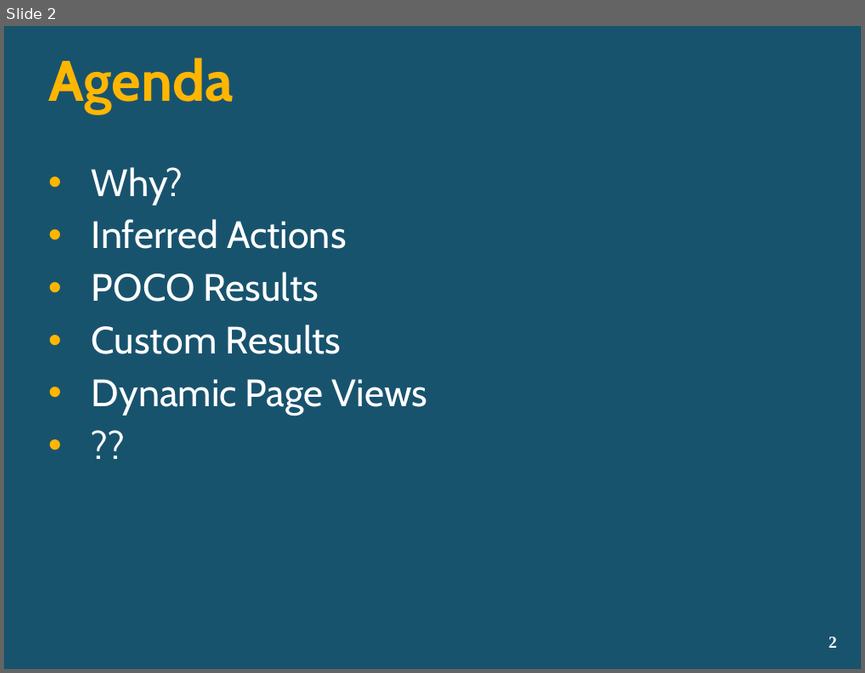
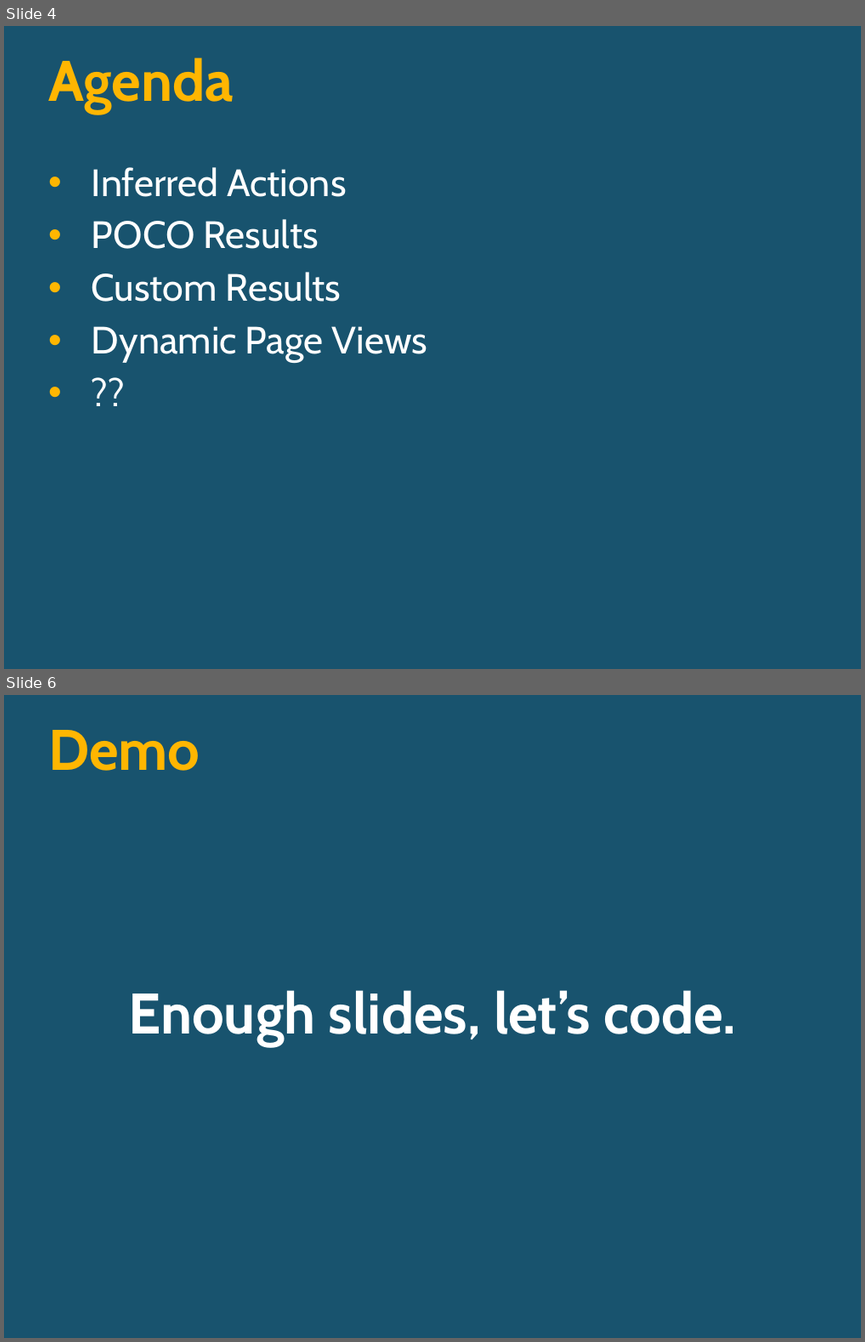
Before and after one commit to lozanotek/advancedmvc, a slide deck: slides/AdvancedMvc.pptx. Shown one above the other, each under a label of ours: slide 2 before the commit, slides 4 and 6 after it; the slides between them are not shown. The pictures are 865x673 and 865x1342 pixels, drawn with LibreOffice and Linux fonts; fonts in the diff are those of the drawing; background and template pictures are left out. Boxes give left, top, right and bottom in pixels: in the first picture for what was removed or moved away, otherwise in the second. Text is boxed around its words. In the diff, an @@ line names an element or a change of style, - is before the commit and + after.

```diff
--- a/slides/AdvancedMvc.pptx
+++ b/slides/AdvancedMvc.pptx
@@ slide 6 added at <box>4,695,861,1338</box>, background picture (left out) @@
@@ title added at <box>48,730,200,771</box>, 48 pt, text #FFB601, bold @@
+Demo
@@ text added at <box>128,990,736,1047</box>, 48 pt, text #FFFFFF, bold @@
+Enough slides, let’s code.
@@ what was slide 2 is now slide 4 @@
@@ slide 4 changed as well @@
@@ text at <box>92,167,182,204</box>: paragraph removed @@
-• Why?
@@ page number removed at <box>828,636,837,647</box> @@
-2
```
Also in this commit, not shown: 3 other slides changed, 2 other slides added.
